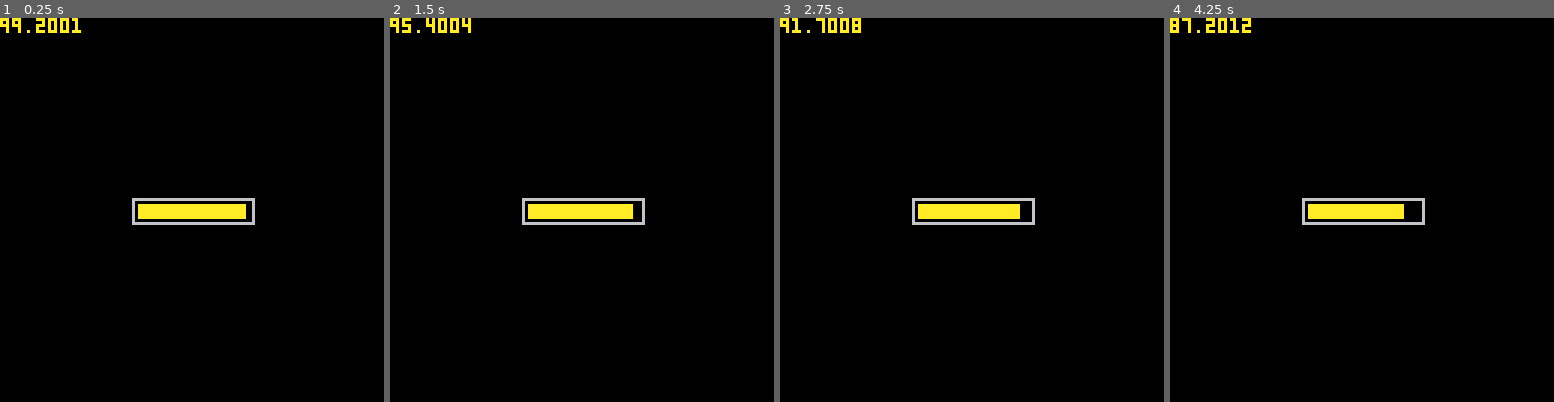
Above: before the commit, frames 1-4 (left to right).
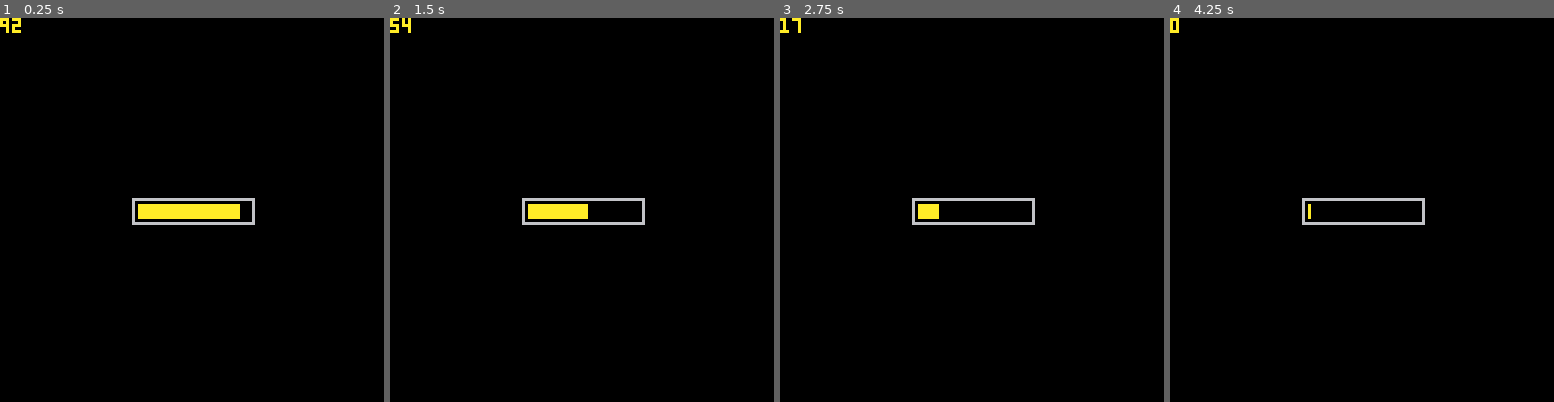
Above: after the commit, the same moments.

Repository: JohnErnestBonanno/pico8
Game: PICO-8 cartridge health_bar.p8
Two runs of this game, one before a commit and one after it. Both use one fixed random seed, a clock stepped at 60 frames per second and the inputs below.
Inputs:
- Up to frame 1 (0.25 s): no input
- Up to frame 2 (1.5 s): no input
- Up to frame 3 (2.75 s): no input
- Up to frame 4 (4.25 s): no input

The runs differ from the first frame. In frame 1, 0.4% of the frame differs, in the area x 3-65%, y 0-53%; in frame 2, 0.8%; in frame 3, 1.2%; in frame 4, 1.3%, in the area x 0-61%, y 0-53%.

Commit message:
Limit health from becoming negative

Diff:
--- a/health_bar.p8
+++ b/health_bar.p8
@@ -18,8 +18,11 @@
 	health=100
 end
 
+
 function	update_health()
-	health-=.1
+	if health > 0 then
+		health-=1
+	end
 	bar_width=36*health/100-- 82-46
 end
 
